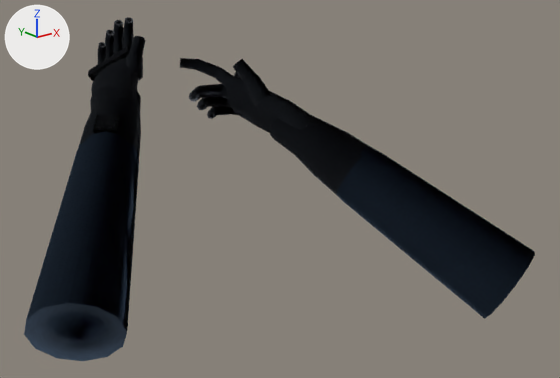
Two versions of the glTF model app/src/main/assets/models/fp_hands_ct_rifle.glb, one commit apart.
The view is the same before and after, from a 50 mm camera at (-0.605, -0.88, 0.166) aimed at (0.014, -0.106, -0.144). Every picture has the same lights, and +X, +Y and +Z are marked at upper left. The older version comes first.

Objects in the first picture: 'WeaponRoot'.
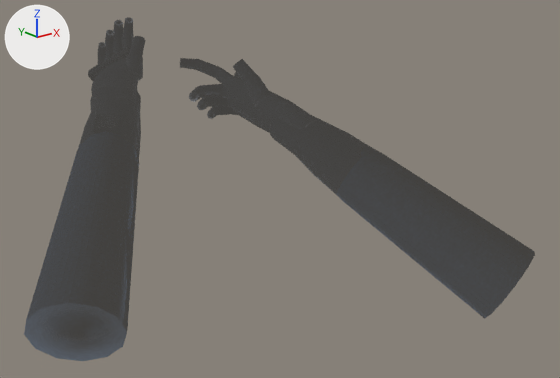
Changed parts and their boxes (x1, y1, x2, y2) in the pictures (560 x 378 px):
'WeaponRoot', recoloured, surface changed (lighter): (24, 17, 535, 361) in both

The change, as a list of edits to the scene's bpy script:
```text
Change mat_sleeve:
    where n0 = _N.new('ShaderNodeBsdfPrincipled'); n0.name = 'Principled BSDF'
    add n0.inputs[28].default_value = 1.0  # 'Emission Strength'
    add n0.inputs[27].default_value = (0.055, 0.0528, 0.0495, 1.0)  # 'Emission Color', dark grey #42413f
Change mat_leather:
    where n0 = _N.new('ShaderNodeBsdfPrincipled'); n0.name = 'Principled BSDF'
    add n0.inputs[28].default_value = 1.0  # 'Emission Strength'
    add n0.inputs[27].default_value = (0.055, 0.0528, 0.0495, 1.0)  # 'Emission Color', dark grey #42413f
Change mat_carbon:
    where n0 = _N.new('ShaderNodeBsdfPrincipled'); n0.name = 'Principled BSDF'
    add n0.inputs[28].default_value = 1.0  # 'Emission Strength'
Change mat_metal:
    where n0 = _N.new('ShaderNodeBsdfPrincipled'); n0.name = 'Principled BSDF'
    add n0.inputs[28].default_value = 1.0  # 'Emission Strength'
```
